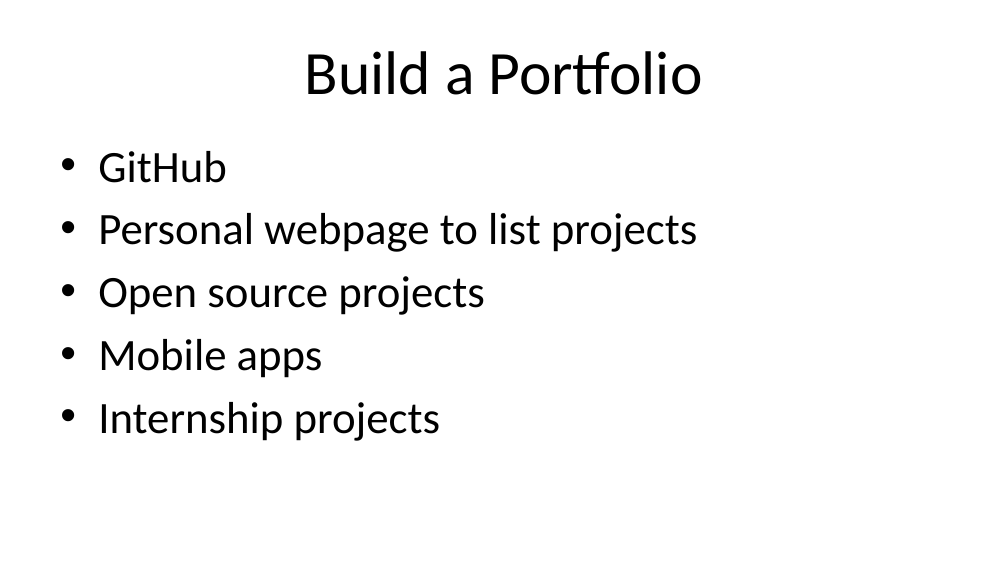
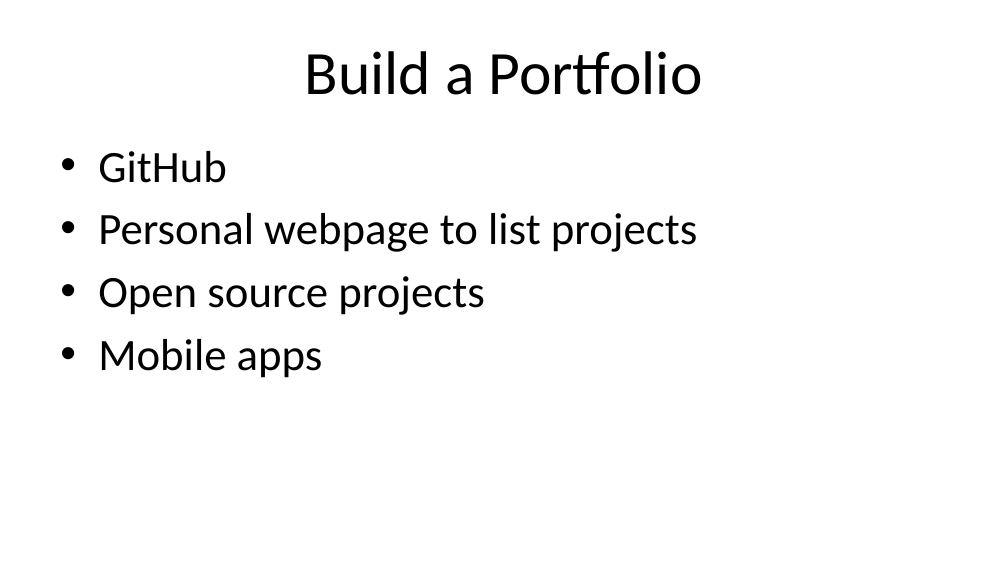
Before and after one commit to cogent-demon/UsefulUtensils, a slide deck: slide 8 of Tips for CS Freshmen.pptx. Drawn at 1008x567 pixels with LibreOffice and Linux fonts; fonts in the diff are those of the drawing. Boxes give left, top, right and bottom in pixels: in the first picture for what was removed or moved away, otherwise in the second. Text is boxed around its words. In the diff, an @@ line names an element or a change of style, - is before the commit and + after.

```diff
--- a/Tips for CS Freshmen.pptx
+++ b/Tips for CS Freshmen.pptx
@@ text at [98,402,440,441]: paragraph removed @@
-• Internship projects
```
Also in this commit, not shown: 1 other slide changed, 1 slide added, 2 slides removed, 1 other file.
